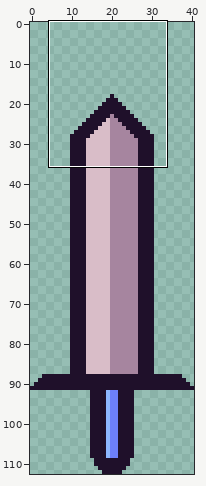
File history of a sprite sheet, docs/sprites/sword.png. Above: a wide view before the commit, with the close-up outlined.
Close-up. The starting point:
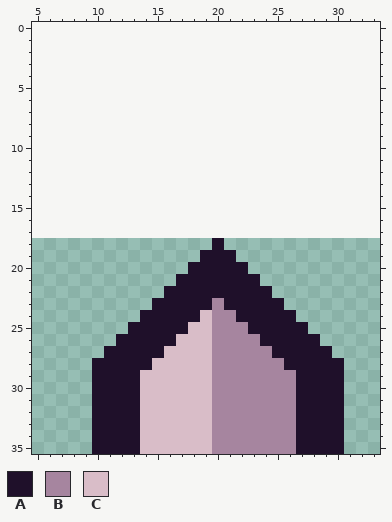
The file is 41x95 pixels. Shown: x 5..33, y 0..35. The old version is drawn lined up with the new one, on the new canvas.
Palette (. is transparent): A #1f102a  B #a6859f  C #d9bdc8
Pixels before, first column x 10:
18 ..........A..........
19 .........AAA.........
20 ........AAAAA........
21 .......AAAAAAA.......
22 ......AAAAAAAAA......
23 .....AAAAABAAAAA.....
24 ....AAAAACBBAAAAA....
25 ...AAAAACCBBBAAAAA...
26 ..AAAAACCCBBBBAAAAA..
27 .AAAAACCCCBBBBBAAAAA.
28 AAAAACCCCCBBBBBBAAAAA
29 AAAACCCCCCBBBBBBBAAAA
30 AAAACCCCCCBBBBBBBAAAA
31 AAAACCCCCCBBBBBBBAAAA
32 AAAACCCCCCBBBBBBBAAAA
33 AAAACCCCCCBBBBBBBAAAA
34 AAAACCCCCCBBBBBBBAAAA
35 AAAACCCCCCBBBBBBBAAAA
Once edited:
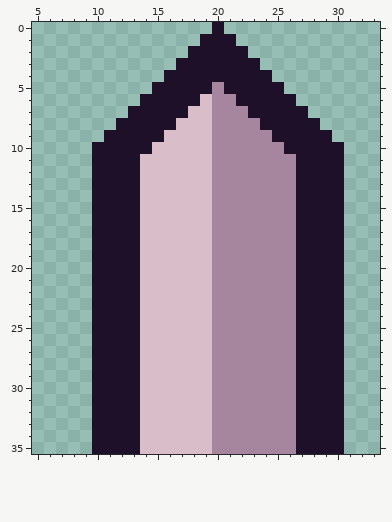
Edits made:
canvas 41x95 -> 41x113, the old top-left corner now at 0,18
Changed rows in their new state; - is an unchanged pixel.
first column x 10:
 0 ----------A----------
 1 ---------AAA---------
 2 --------AAAAA--------
 3 -------AAAAAAA-------
 4 ------AAAAAAAAA------
 5 -----AAAAABAAAAA-----
 6 ----AAAAACBBAAAAA----
 7 ---AAAAACCBBBAAAAA---
 8 --AAAAACCCBBBBAAAAA--
 9 -AAAAACCCCBBBBBAAAAA-
10 AAAAACCCCCBBBBBBAAAAA
11 AAAACCCCCCBBBBBBBAAAA
12 AAAACCCCCCBBBBBBBAAAA
13 AAAACCCCCCBBBBBBBAAAA
14 AAAACCCCCCBBBBBBBAAAA
15 AAAACCCCCCBBBBBBBAAAA
16 AAAACCCCCCBBBBBBBAAAA
17 AAAACCCCCCBBBBBBBAAAA
18 AAAACCCCCCBBBBBBBAAAA
19 AAAACCCCCCBBBBBBBAAAA
20 AAAACCCCCCBBBBBBBAAAA
21 AAAACCCCCCBBBBBBBAAAA
22 AAAACCCCCCBBBBBBBAAAA
23 AAAACCCCCC-BBBBBBAAAA
24 AAAACCCCC---BBBBBAAAA
25 AAA-CCCC-----BBBB-AAA
26 AA--CCC-------BBB--AA
27 A---CC---------BB---A
28 ----C-----------B----
Pixel boxes of the changes (left, top, right, bottom) in both close-ups:
changed: (92, 22, 344, 370)
